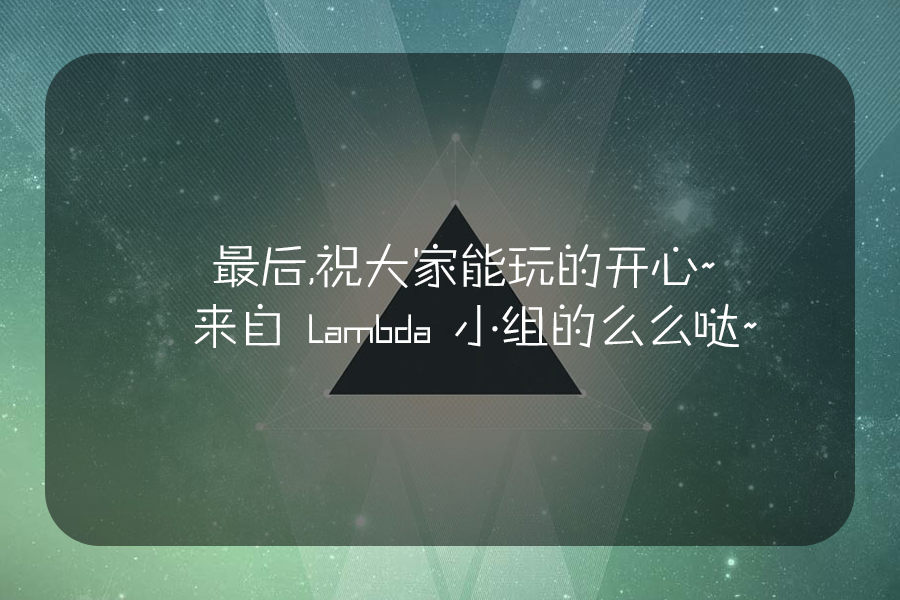
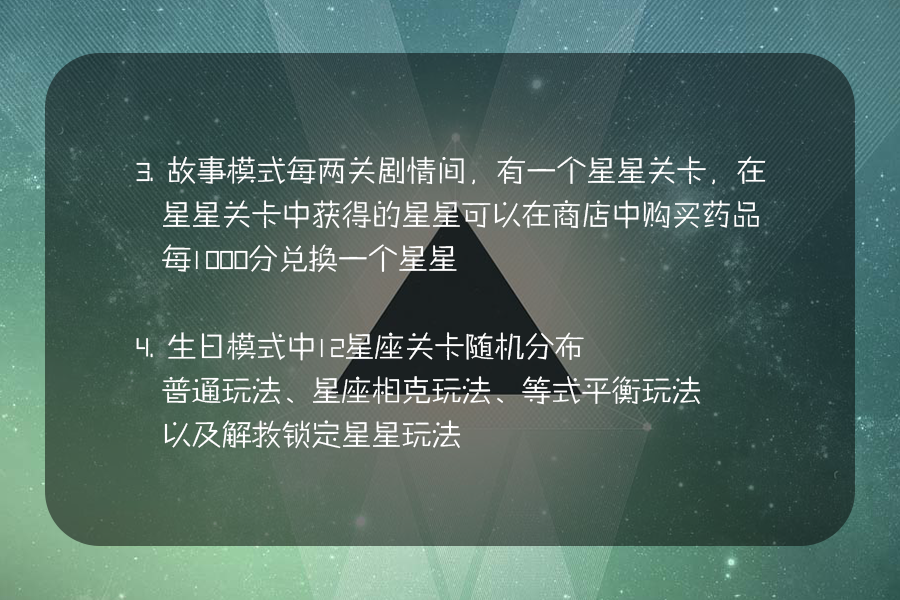
Comparing the layer stacks of the two (900, 600) images. Changes:
renamed "5. 无尽模式玩家可以尽情刷分，游戏设置高分榜 储存玩家信息以及分数." to "3. 故事模式每两关剧情间，有一个星星关卡，在 星星关卡中获得的星星可以在商店中购买药品 每1000分兑换一个星星", showed it, painted on it over (x1=136, y1=156, x2=766, y2=449)
hid "最后,祝大家能玩的开心~ 来自 Lambda 小组的么么哒~" over (x1=194, y1=243, x2=757, y2=348)
